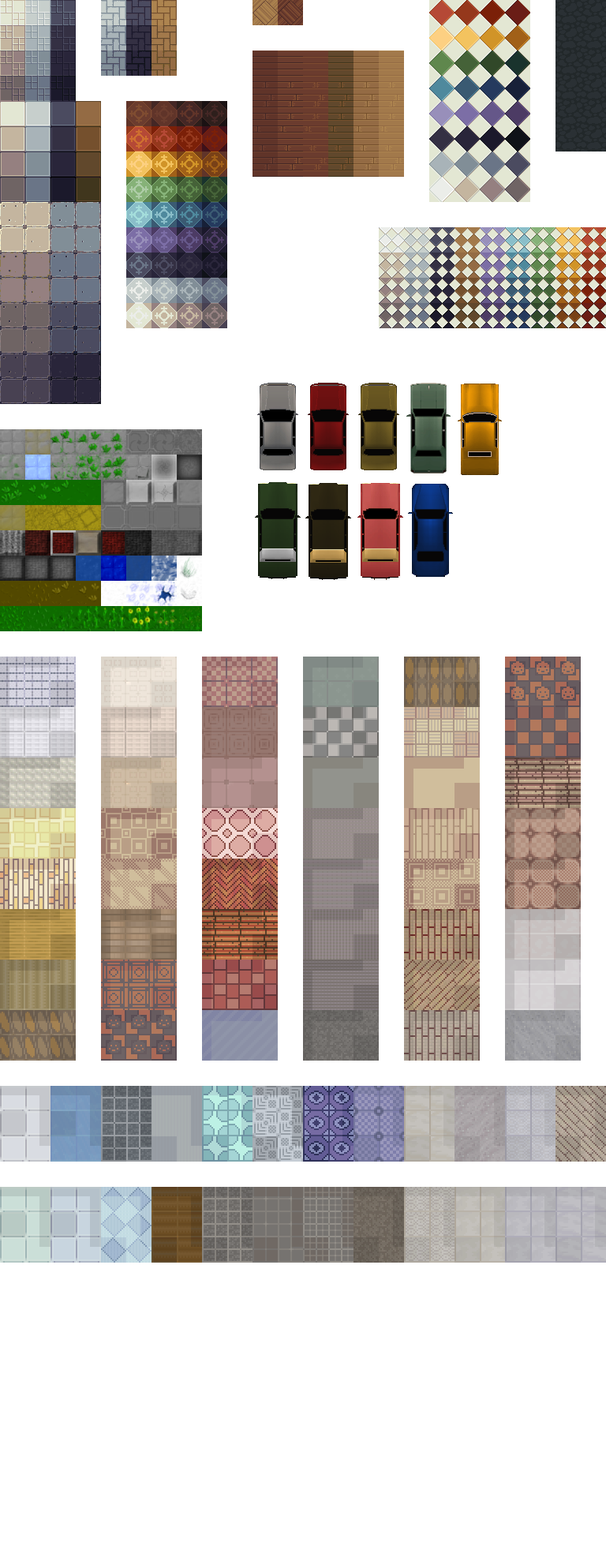
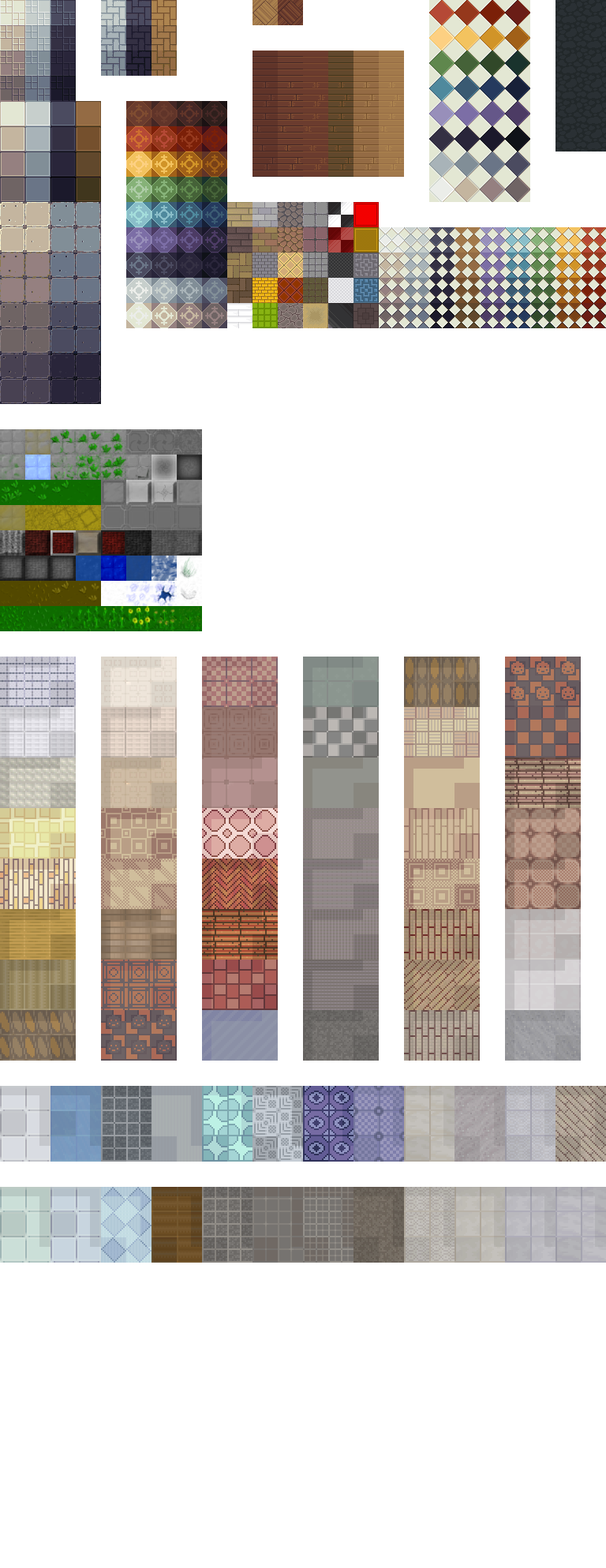
Before/after of a (606, 1568) layered artwork. What changed in the layer stack:
added layer "Ebene 7" above "Ebene 5" over [227, 202, 379, 329]
painted on "Ebene 1" over [254, 382, 502, 581]
